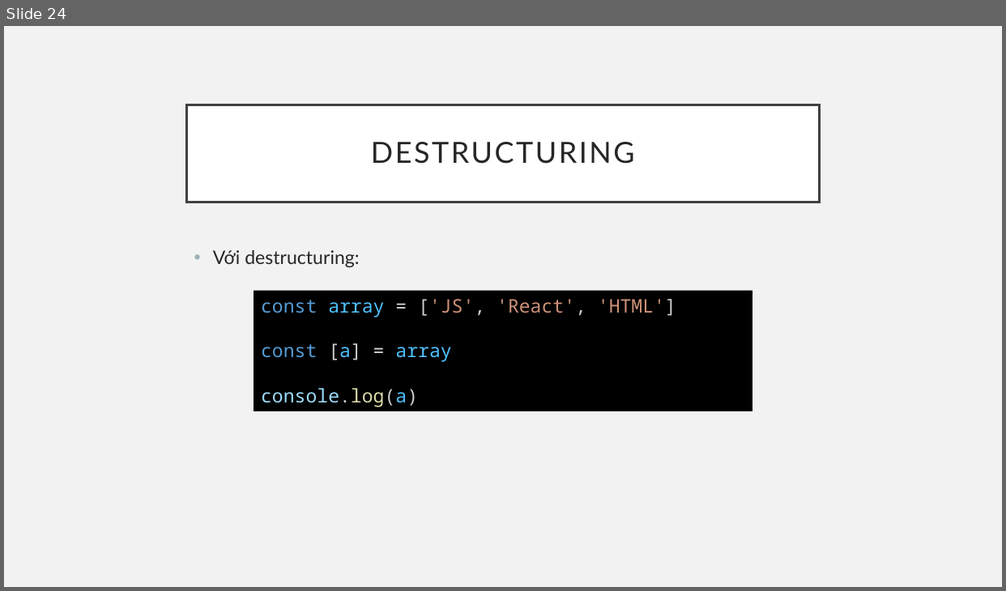
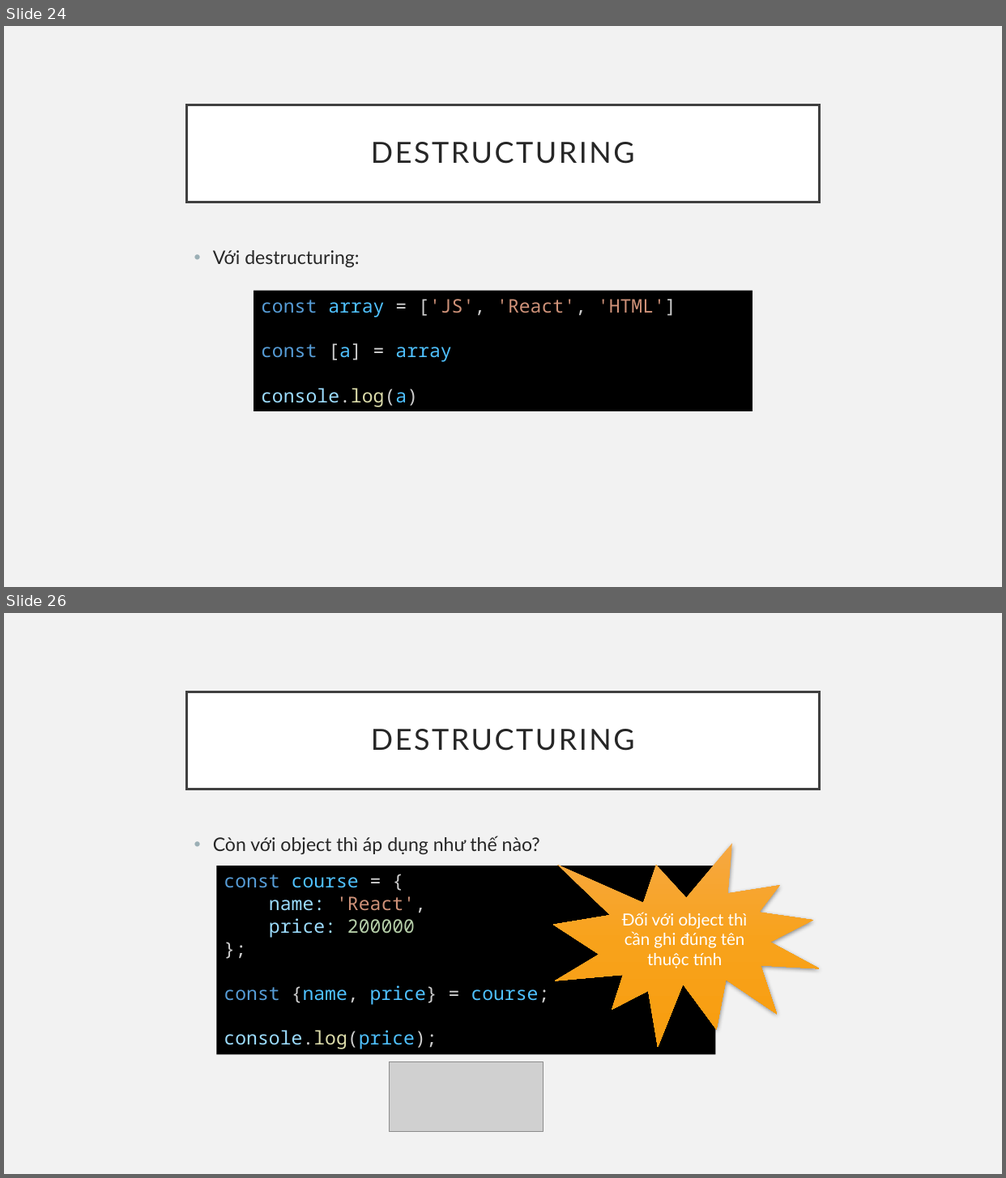
Before and after one commit to sobbingwind/React, a slide deck: ES6_2.pptx. Shown one above the other, each under a label of ours: slide 24 before the commit, slides 24 and 26 after it; the slides between them are not shown. The pictures are 1006x591 and 1006x1178 pixels, drawn with LibreOffice and Linux fonts; fonts in the diff are those of the drawing; grey boxes stand for pictures. Boxes give left, top, right and bottom in pixels: in the first picture for what was removed or moved away, otherwise in the second. Text is boxed around its words. In the diff, an @@ line names an element or a change of style, - is before the commit and + after.

```diff
--- a/ES6_2.pptx
+++ b/ES6_2.pptx
@@ slide 26 added at bbox=[4, 613, 1002, 1174], background #F2F2F2 @@
@@ title added at bbox=[187, 692, 819, 789], fill #FFFFFF, outline #404040 2.5 pt, 28 pt, text #262626 @@
+DESTRUCTURING
@@ text added at bbox=[213, 836, 540, 855], 18 pt, text #262626 @@
+• Còn với object thì áp dụng như thế nào?
@@ irregular seal added at bbox=[553, 844, 820, 1047], fill gradient #F7A942 to #F9A31A to #F99E0F, 16 pt, text #FFFFFF @@
+Đối với object thì cần ghi đúng tên thuộc tính
@@ rectangle added at bbox=[216, 866, 716, 1054], fill #000000, 18 pt, text #4FC1FF @@
+const course = {
+name: 'React',
+price: 200000
+};
+const {name, price} = course;
+console.log(price);
@@ picture added at bbox=[390, 1063, 543, 1131] @@
```
Also in this commit, not shown: 47 other slides added.
